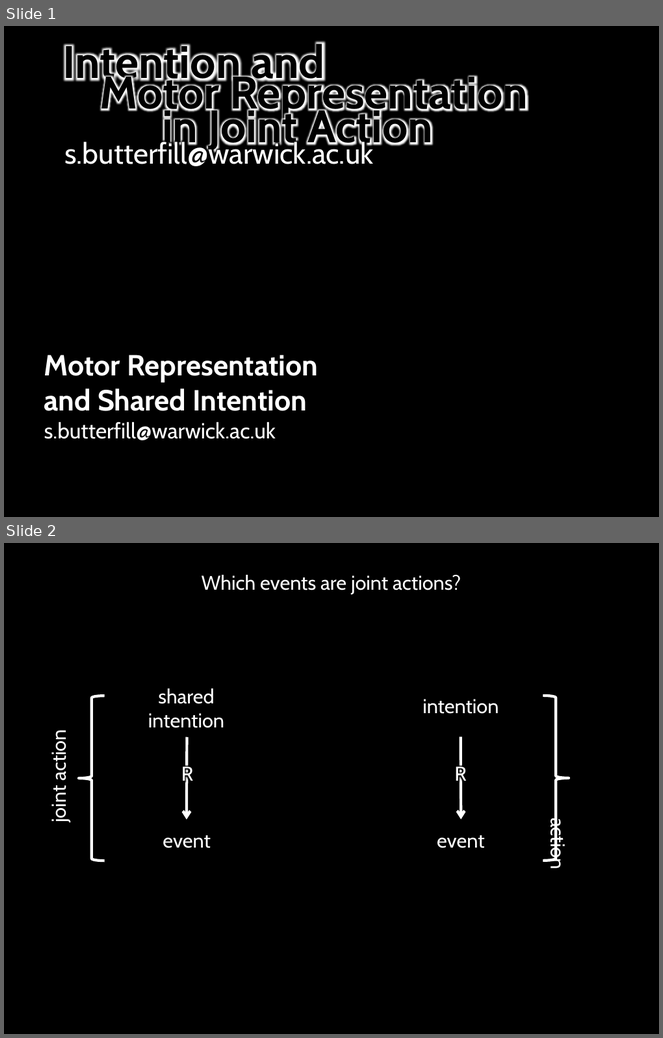
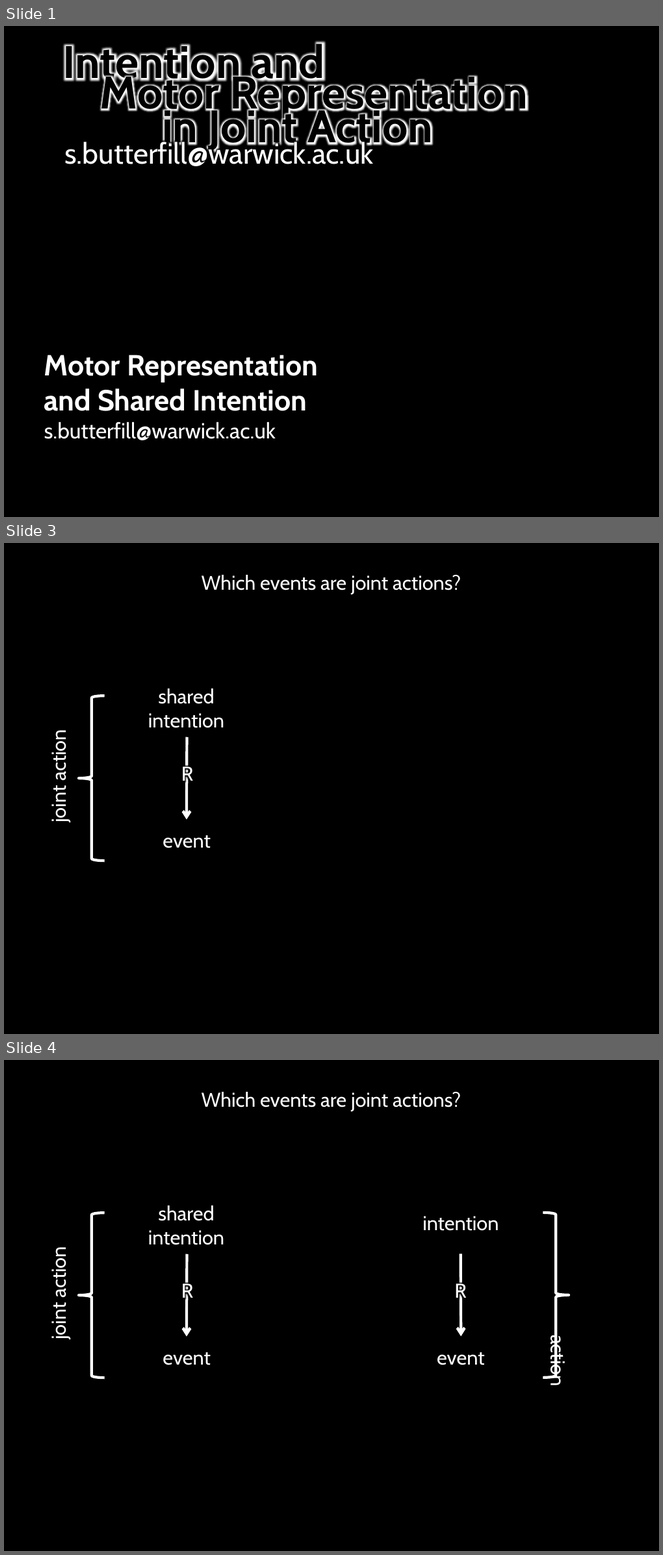
Before and after one commit to butterfill/writing, a slide deck: intention motor representation joint action (paper 3)/conf collective intentionality manchester 2012/motor representation and shared intention - manchester collective intentionality 2012.pptx. Shown one above the other, each under a label of ours: slides 1 and 2 before the commit, slides 1, 3 and 4 after it; the slides between them are not shown. The pictures are 663x1038 and 663x1555 pixels, drawn with LibreOffice and Linux fonts; fonts in the diff are those of the drawing; background and template pictures are left out. Boxes give left, top, right and bottom in pixels: in the first picture for what was removed or moved away, otherwise in the second. Text is boxed around its words. In the diff, an @@ line names an element or a change of style, - is before the commit and + after.

Commit message:
manchester slides done, still to update talk text from paper

```diff
--- a/intention motor representation joint action (paper 3)/conf collective intentionality manchester 2012/motor representation and shared intention - manchester collective intentionality 2012.pptx
+++ b/intention motor representation joint action (paper 3)/conf collective intentionality manchester 2012/motor representation and shared intention - manchester collective intentionality 2012.pptx
@@ slide 3 added at [4,543,659,1034], background #000000 @@
@@ text added at [202,575,461,594], 22 pt, text #FFFFFF @@
+Which events are joint actions?
@@ group added at [47,689,224,861]: 4 texts, 1 arrow, 1 left brace @@
+shared intention
+event
+joint action
+R
@@ what was slide 2 is now slide 4 @@
```
Also in this commit, not shown: 1 slide changed, 4 other slides added, 2 slides removed, 1 other file.
